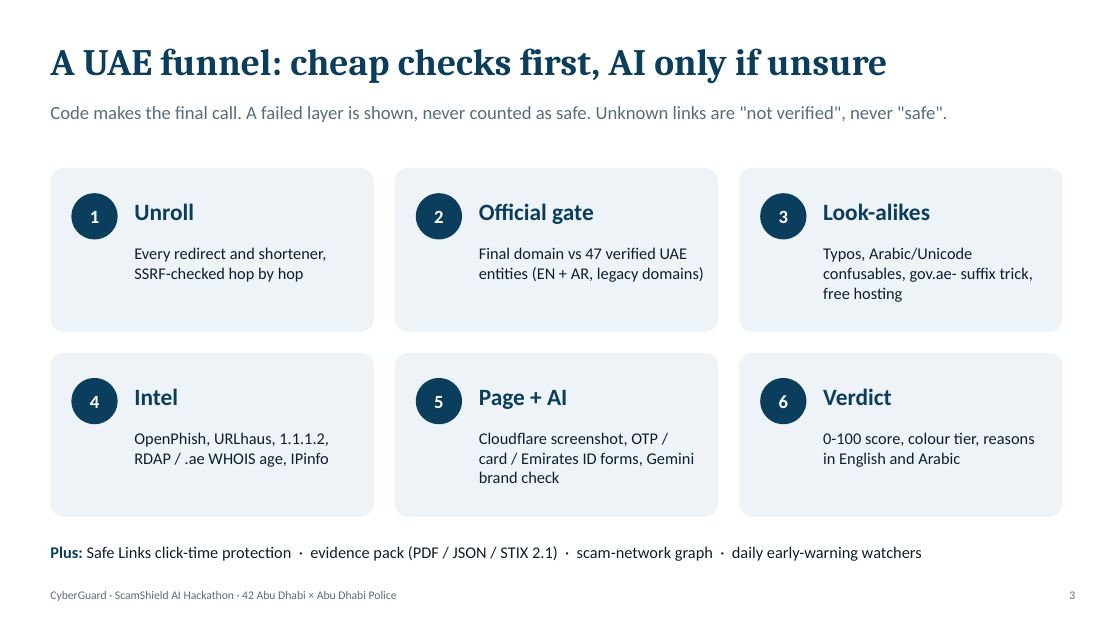
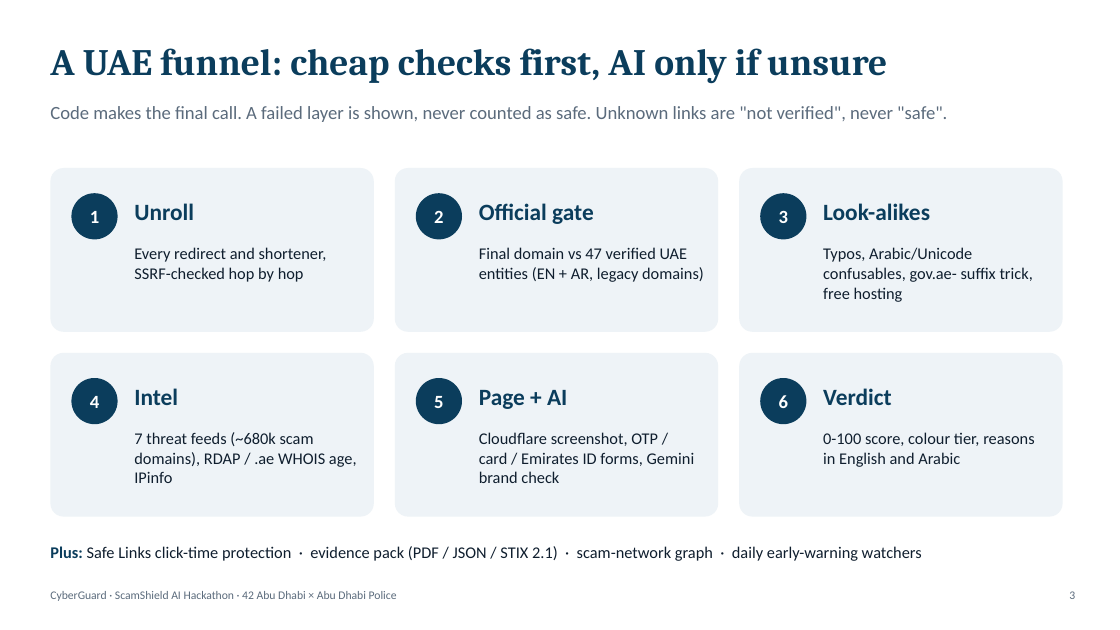
Before and after one commit to Saif-Alazazi/CyberGuard, a slide deck: slide 3 of docs/CyberGuard_Presentation.pptx. Drawn at 1120x630 pixels with LibreOffice and Linux fonts; fonts in the diff are those of the drawing. Boxes give left, top, right and bottom in pixels: in the first picture for what was removed or moved away, otherwise in the second. Text is boxed around its words. In the diff, an @@ line names an element or a change of style, - is before the commit and + after.

```diff
--- a/docs/CyberGuard_Presentation.pptx
+++ b/docs/CyberGuard_Presentation.pptx
@@ text at [134, 432, 357, 483]: text changed @@
-OpenPhish, URLhaus, 1.1.1.2, RDAP / .ae WHOIS age, IPinfo
+7 threat feeds (~680k scam domains), RDAP / .ae WHOIS age, IPinfo
```
Also in this commit, not shown: 2 other slides changed, 7 other files.
